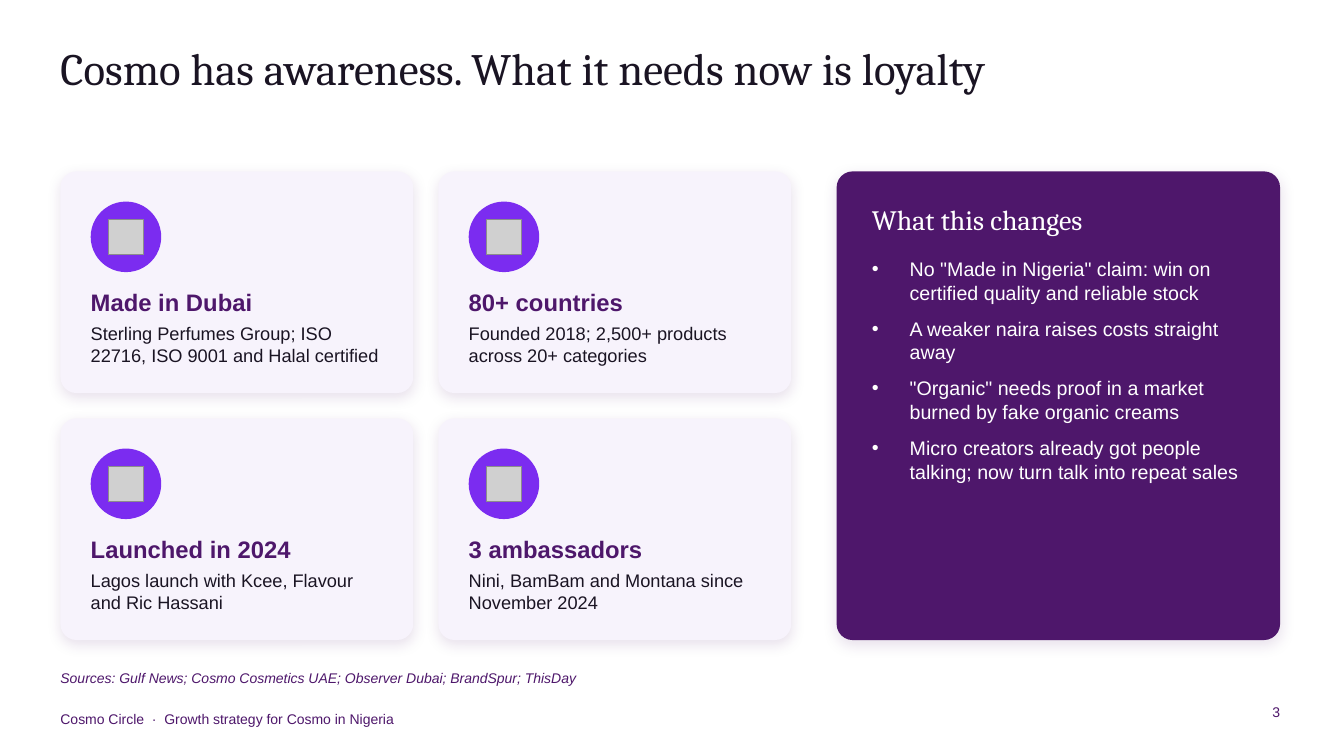
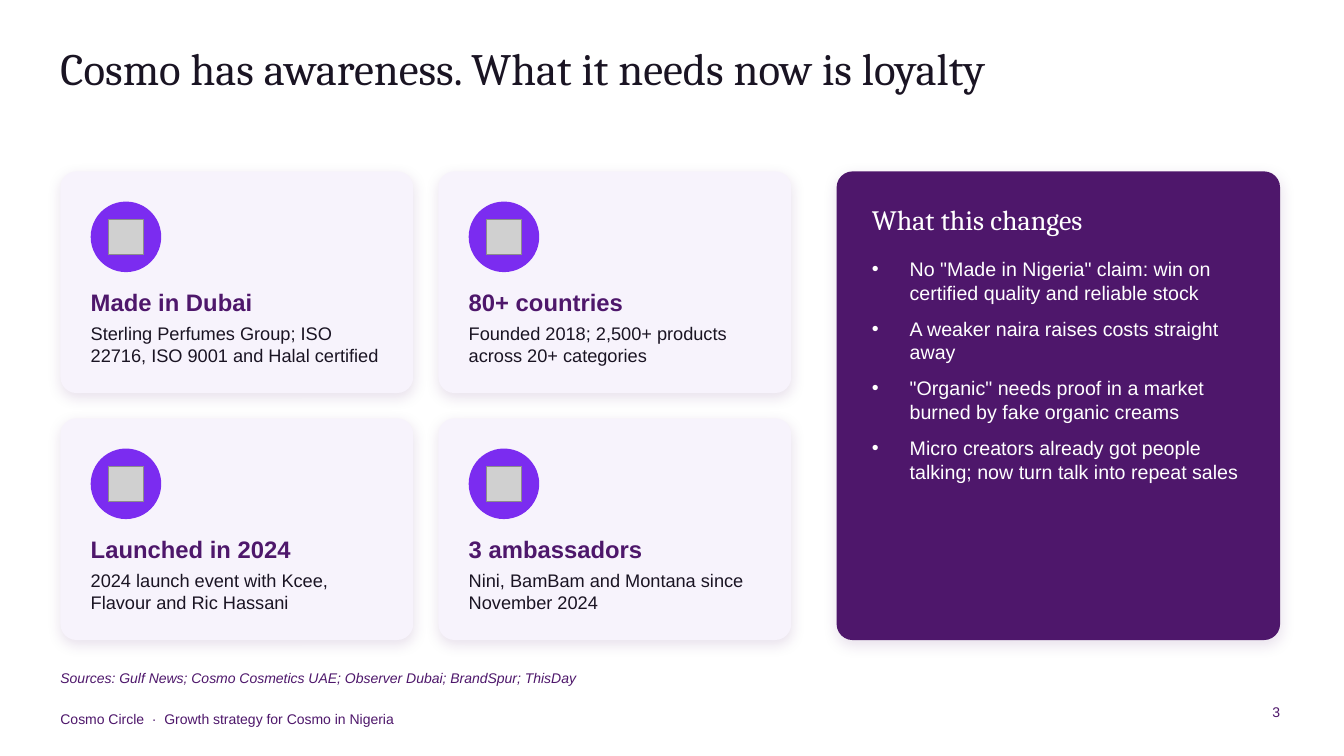
Before and after one commit to mobkilishi/mobkilishi, a slide deck: slide 3 of cosmo/Cosmo_Circle_Strategy.pptx. Drawn at 1344x756 pixels with LibreOffice and Linux fonts; fonts in the diff are those of the drawing; grey boxes stand for pictures. Boxes give left, top, right and bottom in pixels: in the first picture for what was removed or moved away, otherwise in the second. Text is boxed around its words. In the diff, an @@ line names an element or a change of style, - is before the commit and + after.

```diff
--- a/cosmo/Cosmo_Circle_Strategy.pptx
+++ b/cosmo/Cosmo_Circle_Strategy.pptx
@@ text at box(91, 573, 328, 609): text changed @@
-Lagos launch with Kcee, Flavour and Ric Hassani
+2024 launch event with Kcee, Flavour and Ric Hassani
```
Also in this commit, not shown: 3 other slides changed, 3 other files.
